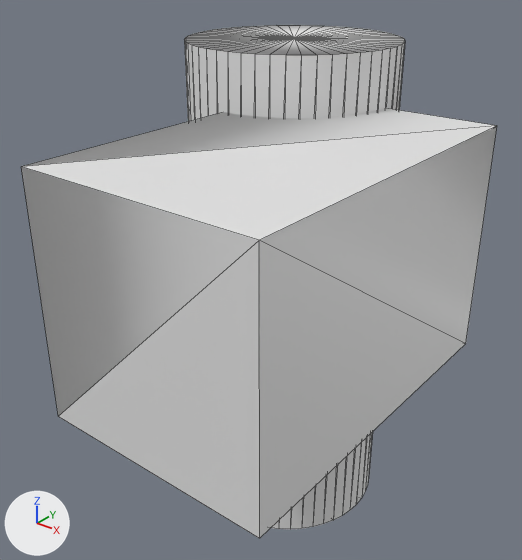
The OBJ model project/mynewscene.obj: old version first, new version second.
Both versions are drawn from a camera (50 mm lens) standing at (81.9, -112.1, 68.0) and looking at (4.2, -14.9, 7.7). Every picture has the same lights, and +X, +Y and +Z are marked at lower left. Mesh edges are drawn as thin lines. Where no turn or scale is listed for an object, it has been applied to the vertices.

The scene before the commit, as lines of its bpy script (objects in view):
```python
me_mynewscene = bpy.data.meshes.new('mynewscene')
me_mynewscene.from_pydata(...)  # a box spanning x 0.0..40.0, y -60.0..0.0, z 0.0..40.0; a 50-sided cylinder along z spanning x -20.0..20.0, y -20.0..20.0, z -50.0..50.0
ob_mynewscene = bpy.data.objects.new('mynewscene', me_mynewscene)
ob_mynewscene.location = (0.0, 0.0, 0.0)
```
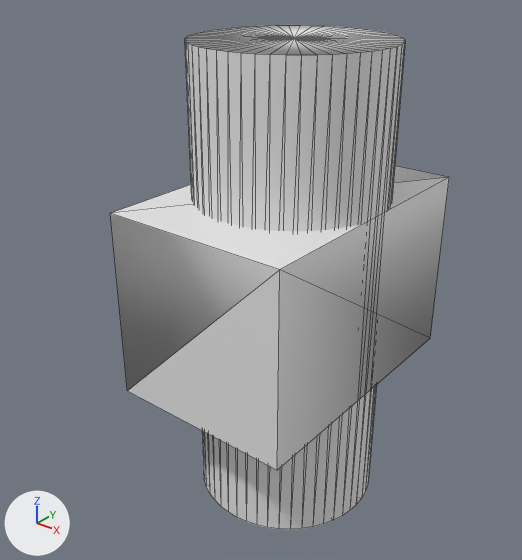
What differs and where, as boxes [x1, y1, x2, y2] in the pictures (522 x 560 px; the box of a moved part takes in the faces that stretch with it):
'mynewscene', reshaped (29% narrower): before [21, 25, 497, 538]; after [110, 25, 449, 529]
part 1 of me_mynewscene, moved or reshaped: before [21, 108, 497, 538]; after [110, 166, 449, 470]

The edits, one by one:
me_mynewscene has 110 vertices, 212 faces and spans x -20.0..40.0, y -60.0..20.0, z -50.0..50.0.
me_mynewscene is used by ob_mynewscene; location (0.0, 0.0, 0.0).
me_mynewscene part 1: the loose piece of 8 vertices spanning x 0.0..40.0, y -60.0..0.0, z 0.0..40.0 is moved by (-20.0, 30.0, -20.0).
